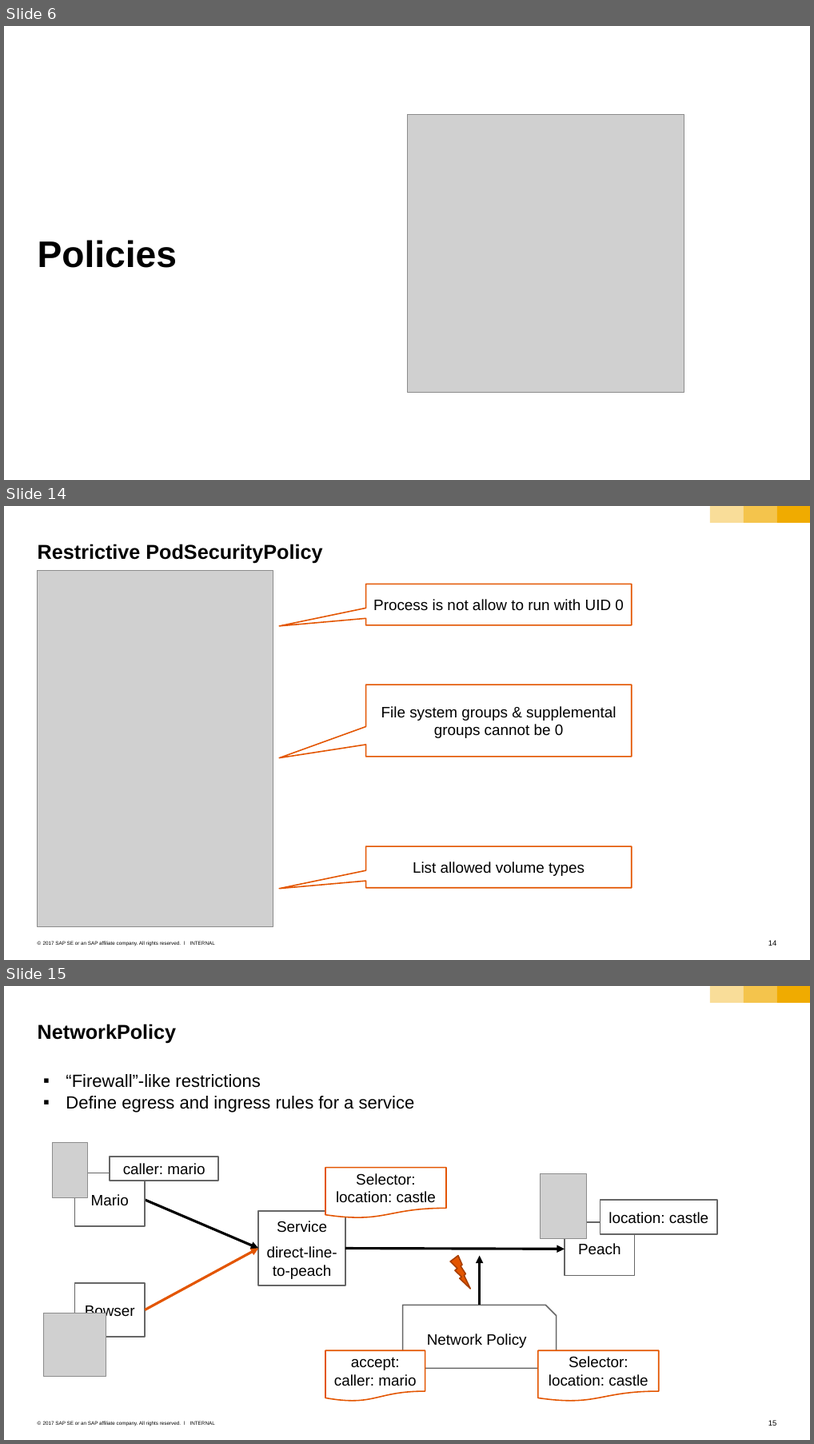
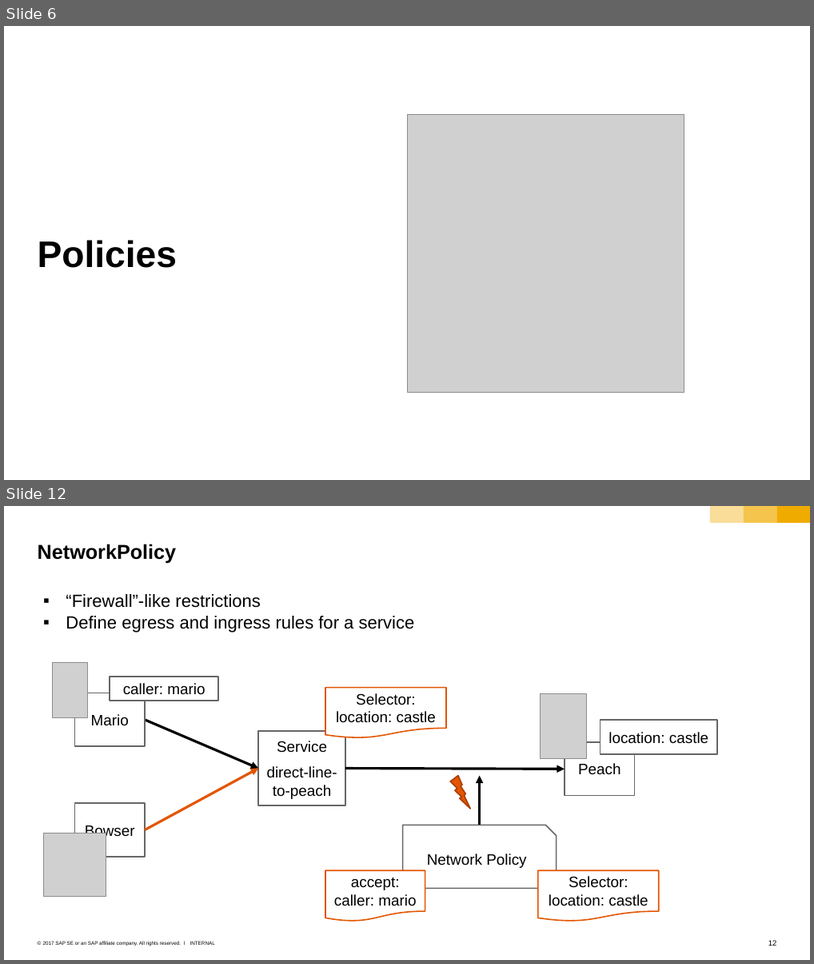
Before and after one commit to sriramrokkam/k8s-training, a slide deck: kubernetes/11_2_security.pptx. Shown one above the other, each under a label of ours: slides 6, 14 and 15 before the commit, slides 6 and 12 after it; the slides between them are not shown. The pictures are 814x1444 and 814x964 pixels, drawn with LibreOffice and Linux fonts; fonts in the diff are those of the drawing; grey boxes stand for pictures. Boxes give left, top, right and bottom in pixels: in the first picture for what was removed or moved away, otherwise in the second. Text is boxed around its words. In the diff, an @@ line names an element or a change of style, - is before the commit and + after.

Commit message:
update pod security standard

```diff
--- a/kubernetes/11_2_security.pptx
+++ b/kubernetes/11_2_security.pptx
@@ slide 14 removed at bbox=[4, 506, 810, 960], background #FFFFFF; not listed: 6 template elements that a slide beside it also shows @@
@@ title removed at bbox=[38, 544, 322, 564] @@
-Restrictive PodSecurityPolicy
@@ picture removed at bbox=[38, 571, 273, 926] @@
@@ speech box removed at bbox=[366, 584, 632, 625] @@
-Process is not allow to run with UID 0
@@ speech box removed at bbox=[366, 684, 632, 756] @@
-File system groups & supplemental groups cannot be 0
@@ speech box removed at bbox=[366, 846, 632, 887] @@
-List allowed volume types
@@ what was slide 15 is now slide 12 @@
@@ page number at bbox=[769, 940, 778, 945]: text changed @@
-15
+12
```
Also in this commit, not shown: 3 slides changed, 2 slides added, 4 other slides removed.
